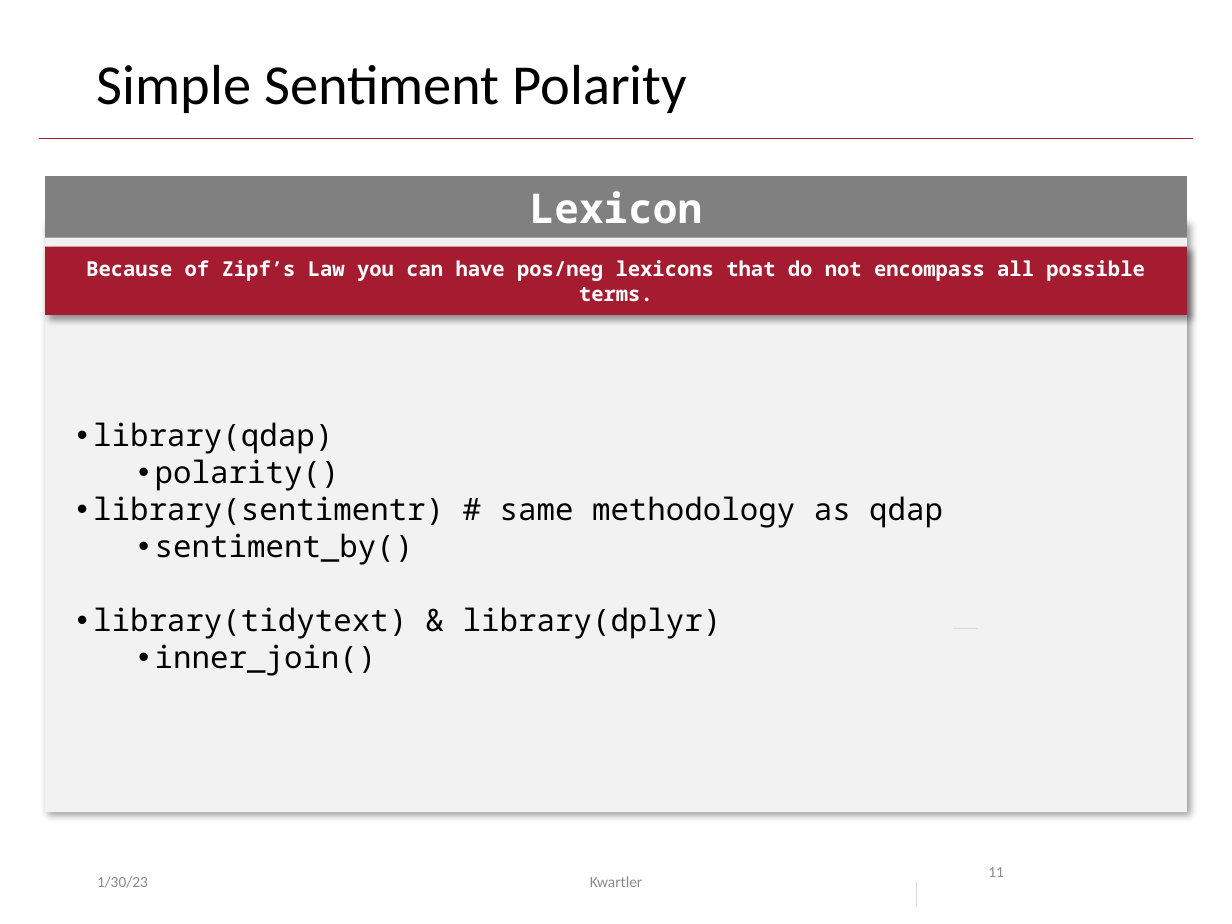
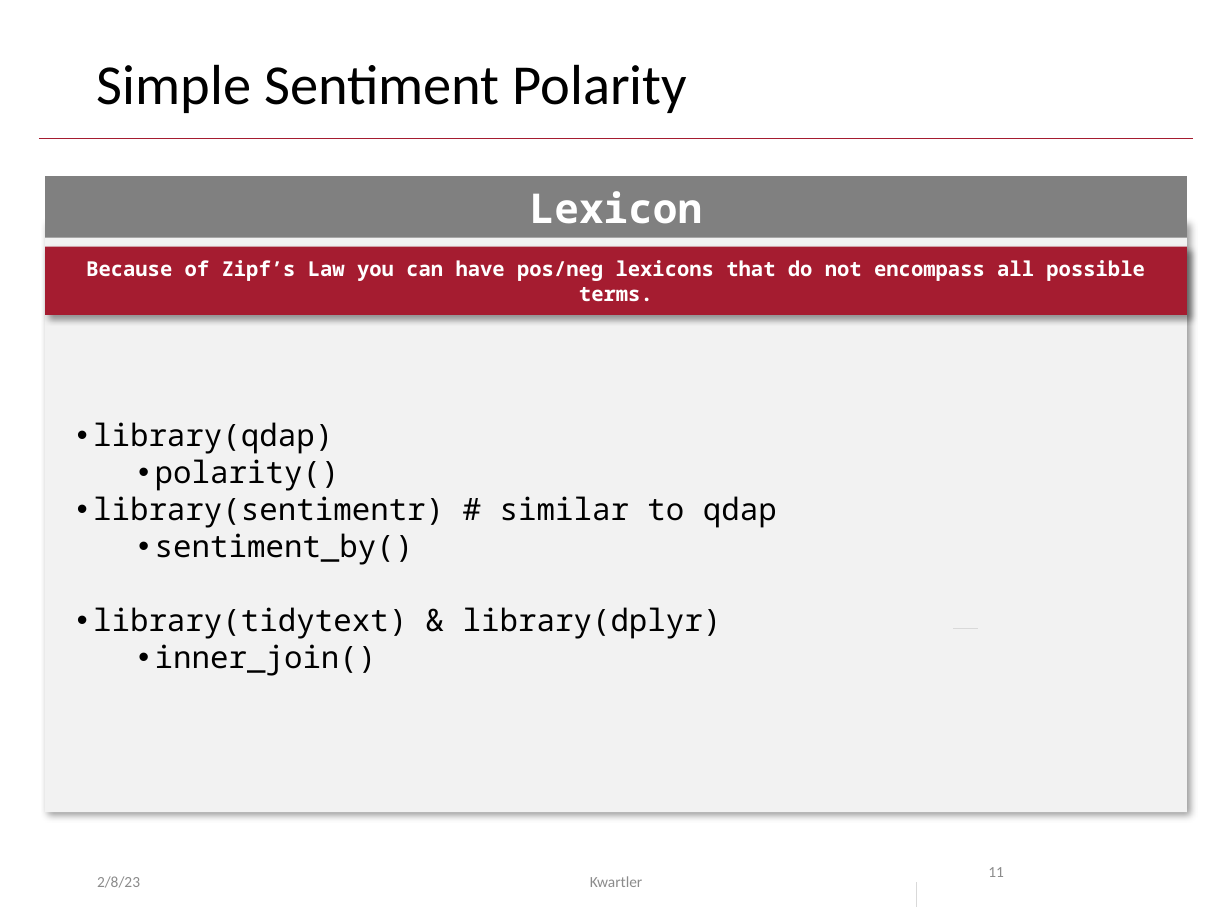
Before and after one commit to kwartler/Odum_Feb_23, a slide deck: slide 11 of lessons/Feb10/Class3A_polarity.pptx. Drawn at 1232x924 pixels with LibreOffice and Linux fonts; fonts in the diff are those of the drawing. Boxes give left, top, right and bottom in pixels: in the first picture for what was removed or moved away, otherwise in the second. Text is boxed around its words. In the diff, an @@ line names an element or a change of style, - is before the commit and + after.

```diff
--- a/lessons/Feb10/Class3A_polarity.pptx
+++ b/lessons/Feb10/Class3A_polarity.pptx
@@ text at <box>93,496,777,528</box>: text changed @@
-• library(sentimentr) # same methodology as qdap
+• library(sentimentr) # similar to qdap
@@ text at <box>97,876,140,888</box>: text changed @@
-1/30/23
+2/8/23
```
Also in this commit, not shown: 13 other slides changed, 14 other files.
